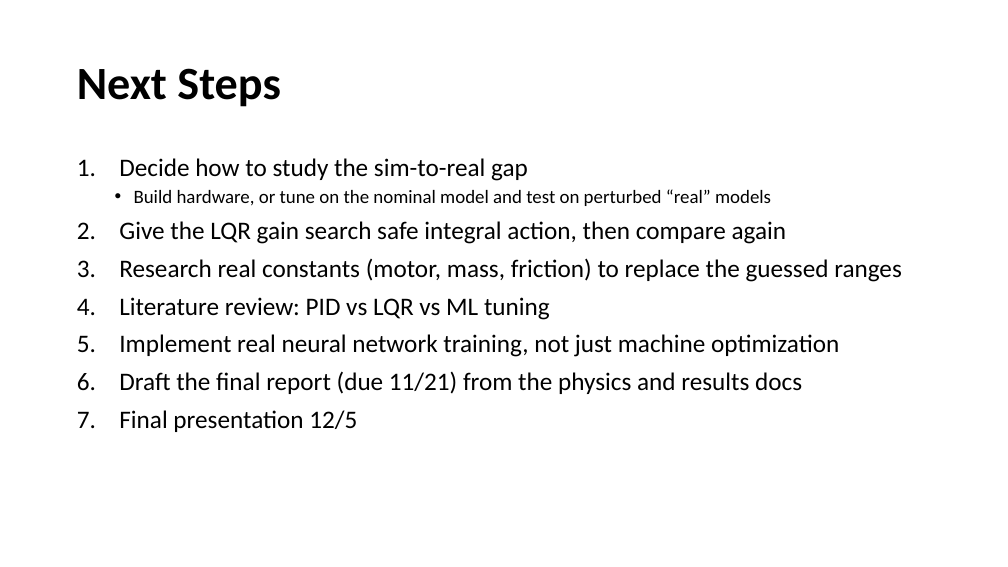
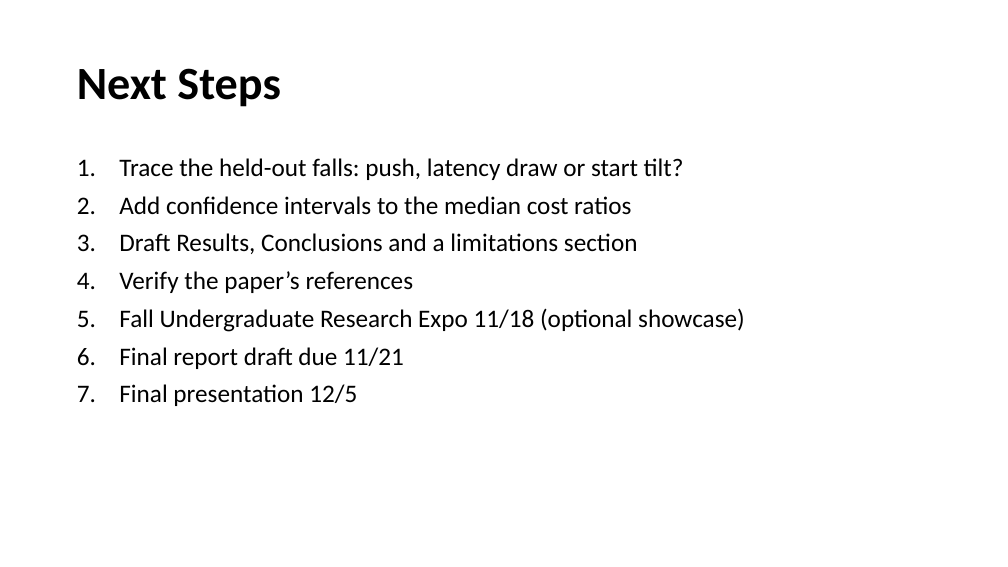
Before and after one commit to evandm4/engr-10301h-balancing-robot, a slide deck: slide 10 of docs/Evan Moore Progress Update.pptx (slide 9 before the commit). Drawn at 1008x567 pixels with LibreOffice and Linux fonts; fonts in the diff are those of the drawing. Boxes give left, top, right and bottom in pixels: in the first picture for what was removed or moved away, otherwise in the second. Text is boxed around its words. In the diff, an @@ line names an element or a change of style, - is before the commit and + after.

```diff
--- a/docs/Evan Moore Progress Update.pptx
+++ b/docs/Evan Moore Progress Update.pptx
@@ text at box(119, 158, 745, 369): text changed @@
-1. Decide how to study the sim-to-real gap
-  • Build hardware, or tune on the nominal model and test on perturbed “real” models
-2. Give the LQR gain search safe integral action, then compare again
-3. Research real constants (motor, mass, friction) to replace the guessed ranges
-4. Literature review: PID vs LQR vs ML tuning
-5. Implement real neural network training, not just machine optimization
-6. Draft the final report (due 11/21) from the physics and results docs
+1. Trace the held-out falls: push, latency draw or start tilt?
+2. Add confidence intervals to the median cost ratios
+3. Draft Results, Conclusions and a limitations section
+4. Verify the paper’s references
+5. Fall Undergraduate Research Expo 11/18 (optional showcase)
+6. Final report draft due 11/21
```
Also in this commit, not shown: 5 other slides changed, 1 slide added.
